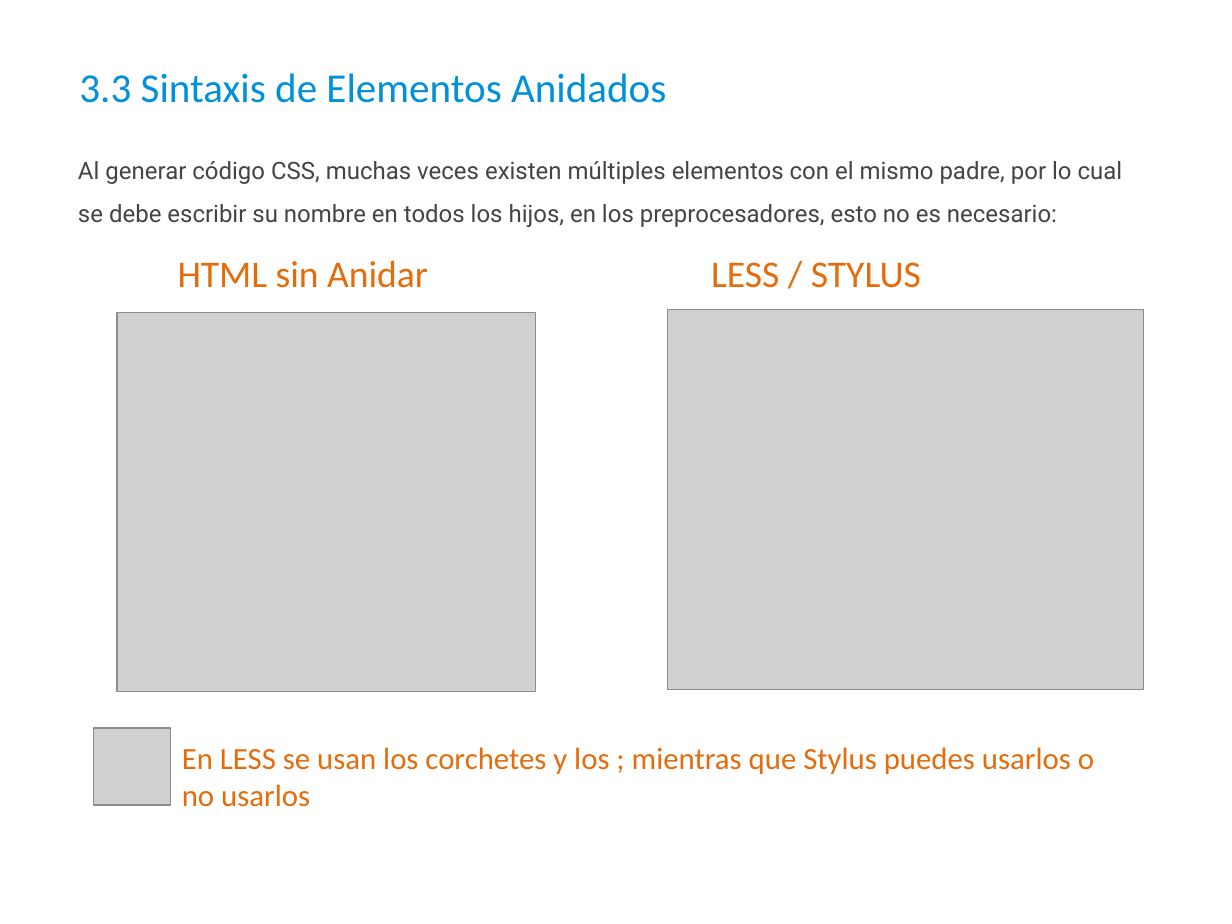
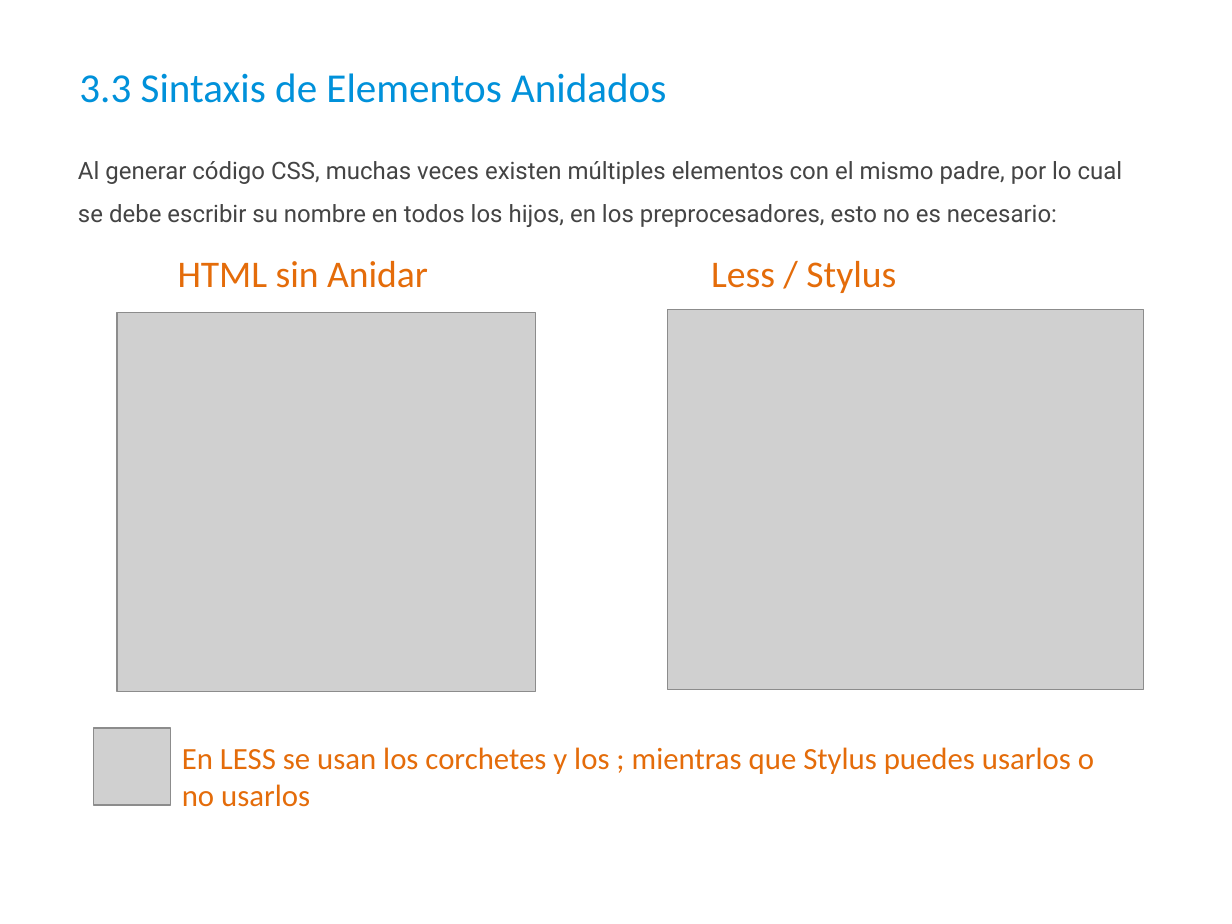
Before and after one commit to javierelipadron/preprocesadores, a slide deck: slide 17 of Preprocesadores SASS - LESS.pptx. Drawn at 1232x924 pixels with LibreOffice and Linux fonts; fonts in the diff are those of the drawing; grey boxes stand for pictures; background and template pictures are left out. Boxes give left, top, right and bottom in pixels: in the first picture for what was removed or moved away, otherwise in the second. Text is boxed around its words. In the diff, an @@ line names an element or a change of style, - is before the commit and + after.

```diff
--- a/Preprocesadores SASS - LESS.pptx
+++ b/Preprocesadores SASS - LESS.pptx
@@ text at bbox=[711, 261, 896, 293]: text changed @@
-LESS / STYLUS
+Less / Stylus
```
Also in this commit, not shown: 10 other slides changed, 3 slides added, 1 slide removed.
